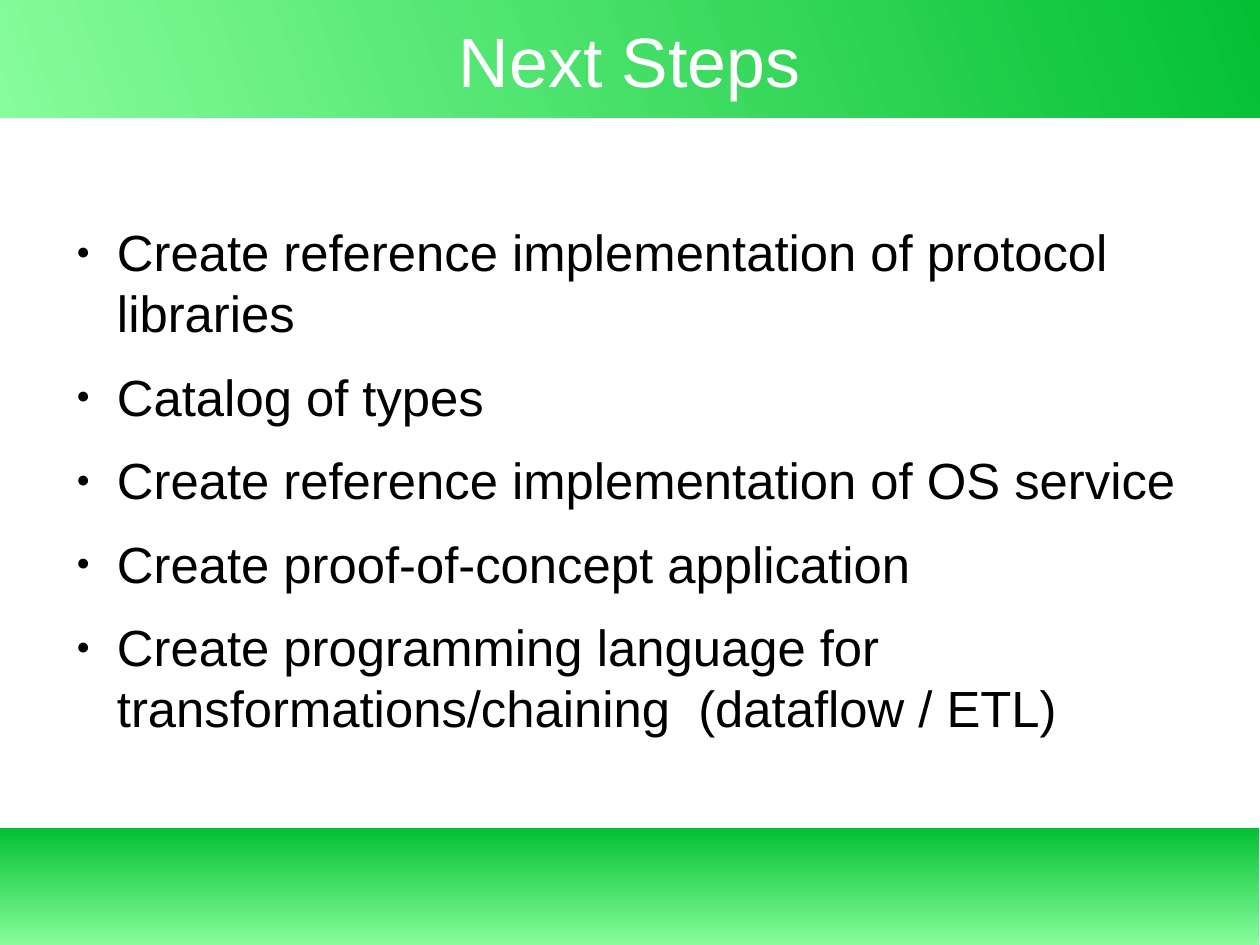
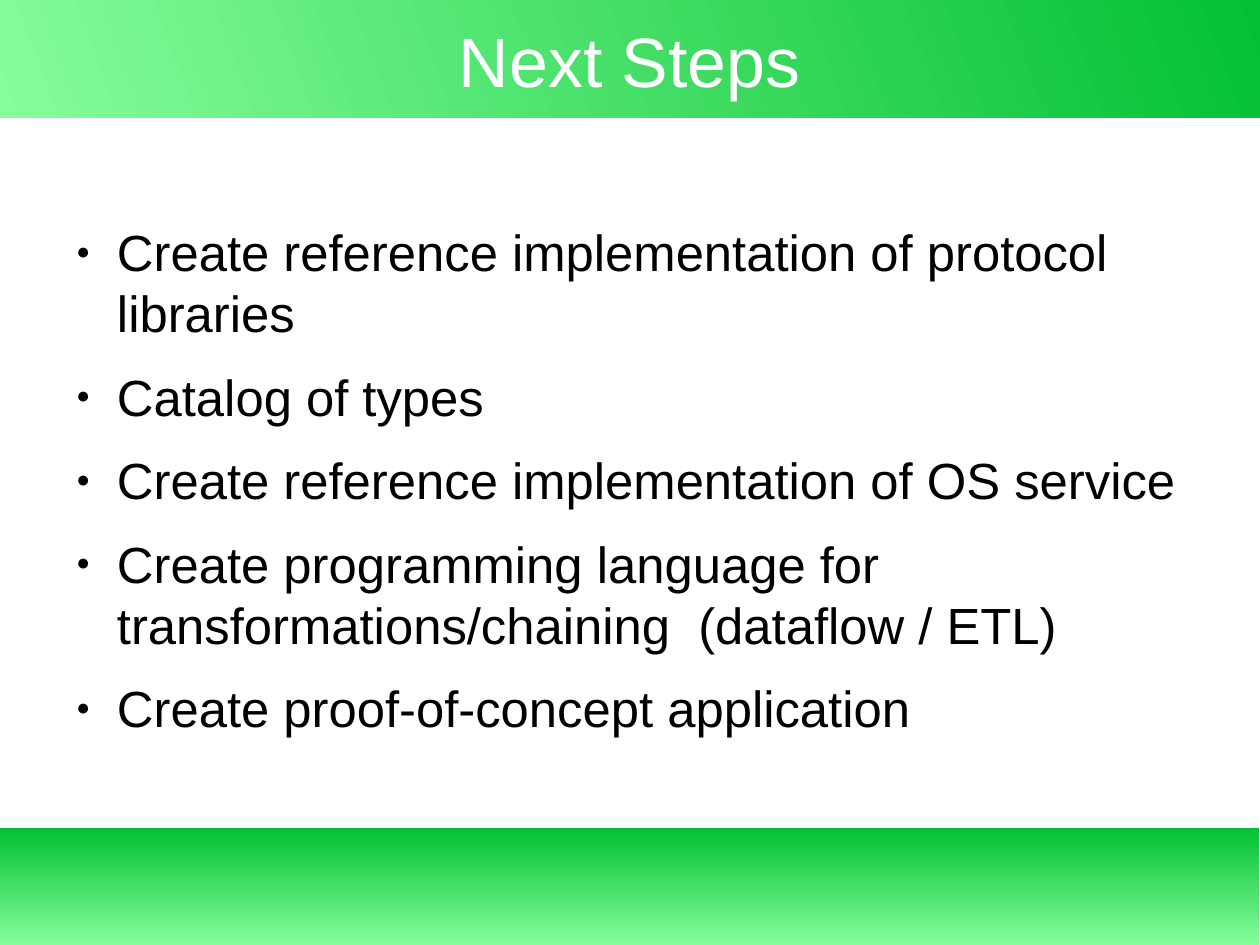
Before and after one commit to exbin/xbup-doc, a slide deck: slide 24 of presentation/xbup-introduction.odp (slide 22 before the commit). Drawn at 1260x945 pixels with LibreOffice and Linux fonts; fonts in the diff are those of the drawing. Boxes give left, top, right and bottom in pixels: in the first picture for what was removed or moved away, otherwise in the second. Text is boxed around its words. In the diff, an @@ line names an element or a change of style, - is before the commit and + after.

```diff
--- a/presentation/xbup-introduction.odp
+++ b/presentation/xbup-introduction.odp
@@ text at [117, 546, 1057, 654]: paragraph added @@
+● Create programming language for transformations/chaining (dataflow / ETL)
@@ text at [117, 629, 1057, 738]: paragraph removed @@
-● Create programming language for transformations/chaining (dataflow / ETL)
```
Also in this commit, not shown: 2 other slides changed, 2 slides added, 1 other file.
